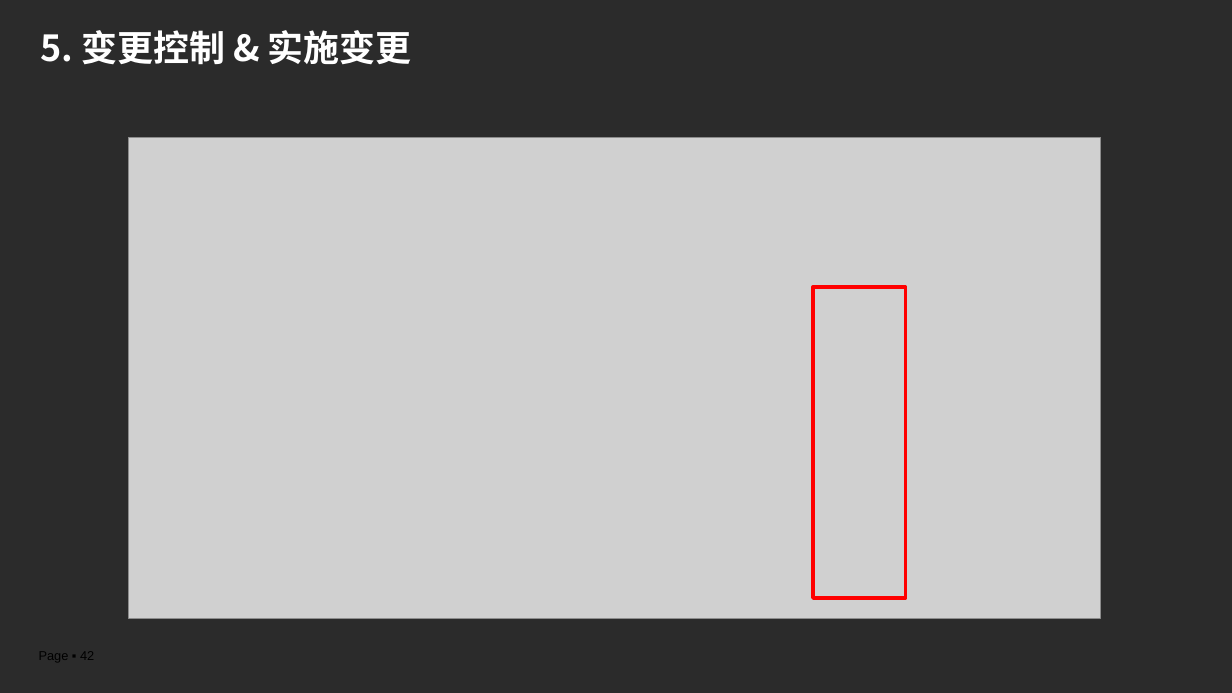
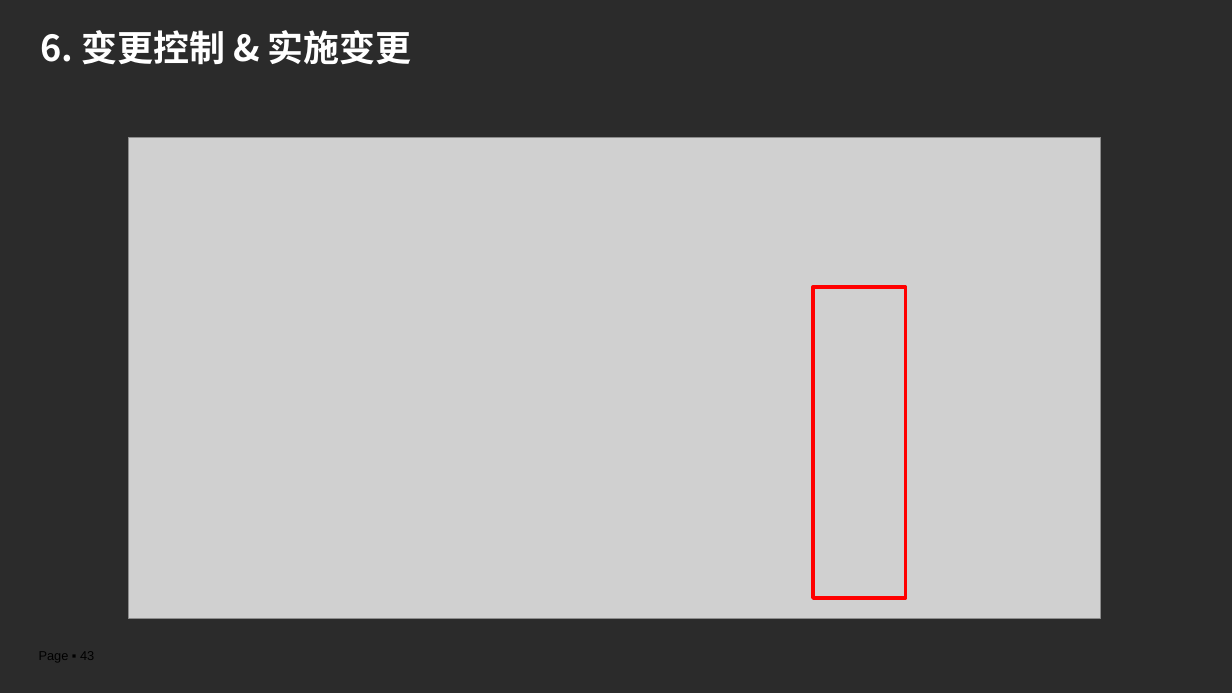
Before and after one commit to edu2act/course-IT-Project-Management, a slide deck: slide 43 of materials/slides/ch04.pptx (slide 42 before the commit). Drawn at 1232x693 pixels with LibreOffice and Linux fonts; fonts in the diff are those of the drawing; grey boxes stand for pictures; background and template pictures are left out; a plain dark background stands for a picture behind light text. Boxes give left, top, right and bottom in pixels: in the first picture for what was removed or moved away, otherwise in the second. Text is boxed around its words. In the diff, an @@ line names an element or a change of style, - is before the commit and + after.

```diff
--- a/materials/slides/ch04.pptx
+++ b/materials/slides/ch04.pptx
@@ title at (x1=40, y1=30, x2=412, y2=65): text changed @@
-5. 变更控制 & 实施变更
+6. 变更控制 & 实施变更
```
Also in this commit, not shown: 7 other slides changed, 2 slides added, 1 slide removed, 2 other files.
